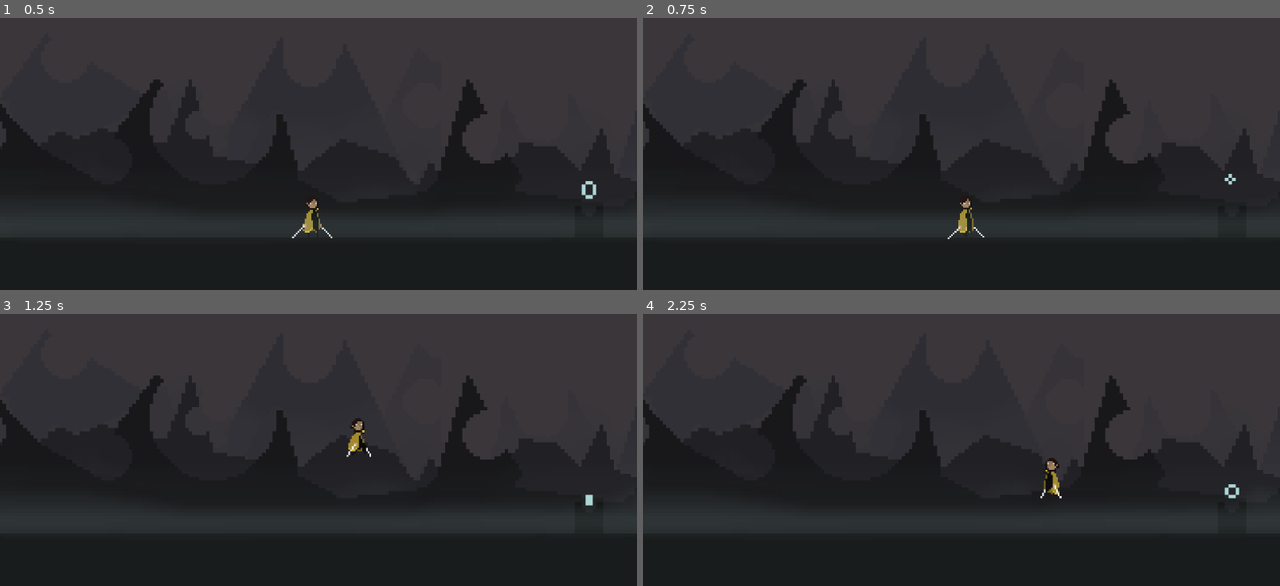
Above: before the commit, frames 1-4 (two rows, left to right).
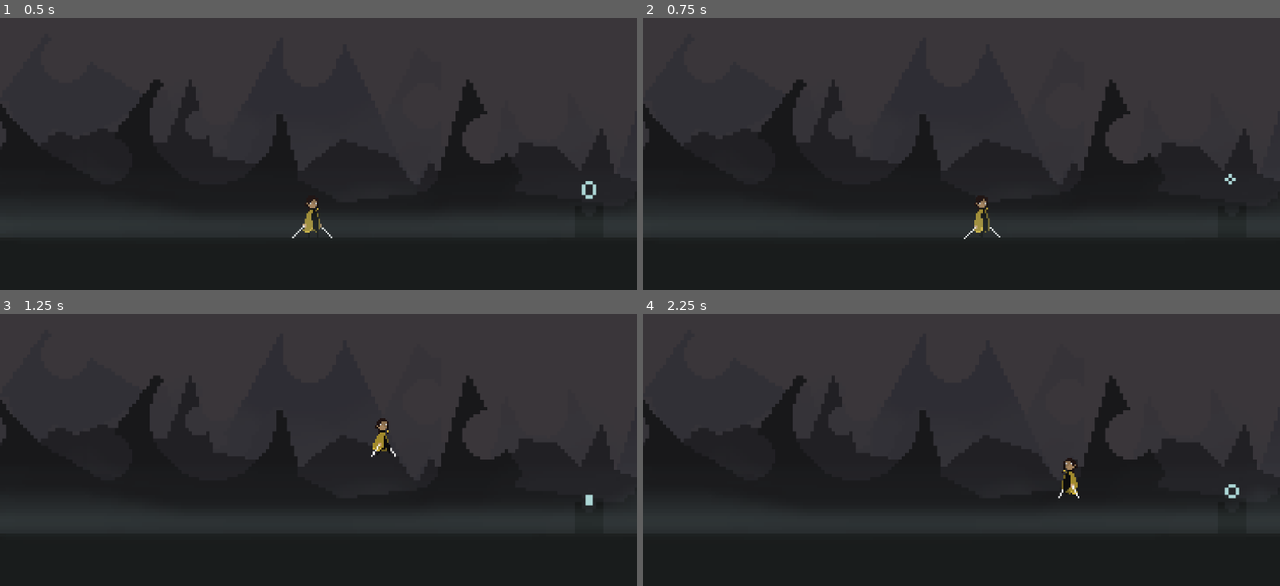
Above: after the commit, the same moments.

Repository: Dowsley/Dark
Game: Godot game, scene res://src/levels/PeaksOfLightning.tscn
The game is run twice, just before and just after one commit, with the same random seed, the same clock (stepped at 60 frames per second) and the same inputs.
Inputs:
- Up to frame 1 (0.5 s): no input
- Up to frame 2 (0.75 s): tap Enter at 0.5 s; hold Right (move_right) from 0.53 s (still down); hold X (run) from 0.53 s (still down)
- Up to frame 3 (1.25 s): keep holding Right (move_right); keep holding X (run); tap Up (jump) at 0.77, 1.07 s; tap Shift (dash, bound only after the commit) at 0.8 s
- Up to frame 4 (2.25 s): release X (run) at 1.28 s; tap Shift (dash, bound only after the commit) at 1.35 s; tap Up (jump) at 1.52, 1.55, 1.82, 2.1 s; release Right (move_right) at 2.03 s; hold Left (move_left) from 2.03 s (still down); hold X (run) from 2.03 s (still down)

Frame 1 is identical in both runs. In frame 2, 0.4% of the frame differs, in the area x 47-57%, y 66-82%; in frame 3, 0.5%, in the area x 54-63%, y 38-53%; in frame 4, 0.5%.

Commit message:
Improve state machine

Diff:
--- a/project.godot
+++ b/project.godot
@@ -22,7 +22,6 @@
 [display]
 
 window/size/mode=2
-window/size/borderless=true
 window/stretch/mode="viewport"
 
 [input]
@@ -47,3 +46,8 @@
 "events": [Object(InputEventKey,"resource_local_to_scene":false,"resource_name":"","device":-1,"window_id":0,"alt_pressed":false,"shift_pressed":false,"ctrl_pressed":false,"meta_pressed":false,"pressed":false,"keycode":0,"physical_keycode":88,"key_label":0,"unicode":120,"echo":false,"script":null)
 ]
 }
+dash={
+"deadzone": 0.5,
+"events": [Object(InputEventKey,"resource_local_to_scene":false,"resource_name":"","device":-1,"window_id":0,"alt_pressed":false,"shift_pressed":false,"ctrl_pressed":false,"meta_pressed":false,"pressed":false,"keycode":0,"physical_keycode":4194325,"key_label":0,"unicode":0,"echo":false,"script":null)
+]
+}
--- a/src/entities/Player.gd
+++ b/src/entities/Player.gd
@@ -9,6 +9,7 @@
 
 @export var walk_speed := 20
 @export var run_speed := 50
+@export var dash_speed := 200
 @export var jump_force := 80
 @export var gravity := 2.5
 @export_range(0.0, 1.0) var friction := 0.1
@@ -16,7 +17,7 @@
 @export_range(0.0, 50) var jump_and_fall_transition_threshold := 20
 
 @onready var animations := $AnimatedSprite2D
-@onready var states := $StateManager
+@onready var states := $PlayerStateManager
 
 var curr_sprite_dir := SPRITE_DIRS.RIGHT
 
@@ -40,3 +41,6 @@
 
 func _physics_process(delta: float) -> void:
 	states.physics_process(delta)
+
+func _process(delta: float) -> void:
+	states.process(delta)
--- a/src/entities/Player.tscn
+++ b/src/entities/Player.tscn
@@ -1,13 +1,43 @@
-[gd_scene load_steps=49 format=3 uid="uid://dv10g75tlkfkl"]
+[gd_scene load_steps=61 format=3 uid="uid://b5686bl0jqigf"]
 
 [ext_resource type="Script" path="res://src/entities/Player.gd" id="1_2o48t"]
 [ext_resource type="Texture2D" uid="uid://cdhuh7c86q0bf" path="res://assets/The SwordMaster/Sword Master Sprite Sheet 90x37.png" id="2_1nu7f"]
-[ext_resource type="PackedScene" uid="uid://cpvtks517y7q3" path="res://src/entities/fsm/StateManager.tscn" id="3_7u6g6"]
+[ext_resource type="PackedScene" uid="uid://c3cs8ddklv1i2" path="res://src/entities/fsm/PlayerStateManager.tscn" id="3_h46af"]
+[ext_resource type="Script" path="res://src/entities/fsm/states/WalkState.gd" id="3_sp7vn"]
+[ext_resource type="Script" path="res://src/entities/fsm/states/RunState.gd" id="4_0rihi"]
+[ext_resource type="Script" path="res://src/entities/fsm/states/DashState.gd" id="5_wh1bf"]
+[ext_resource type="Script" path="res://src/entities/fsm/states/FallState.gd" id="6_0dldw"]
+[ext_resource type="Script" path="res://src/entities/fsm/states/JumpState.gd" id="7_wpo63"]
+[ext_resource type="Script" path="res://src/entities/fsm/states/IdleState.gd" id="9_txf3i"]
 
 [sub_resource type="CapsuleShape2D" id="CapsuleShape2D_64yeu"]
 radius = 3.0
 height = 11.534
 
+[sub_resource type="AtlasTexture" id="AtlasTexture_uupjk"]
+atlas = ExtResource("2_1nu7f")
+region = Rect2(0, 444, 90, 37)
+
+[sub_resource type="AtlasTexture" id="AtlasTexture_1awah"]
+atlas = ExtResource("2_1nu7f")
+region = Rect2(90, 444, 90, 37)
+
+[sub_resource type="AtlasTexture" id="AtlasTexture_s4ibj"]
+atlas = ExtResource("2_1nu7f")
+region = Rect2(180, 444, 90, 37)
+
+[sub_resource type="AtlasTexture" id="AtlasTexture_jthwi"]
+atlas = ExtResource("2_1nu7f")
+region = Rect2(270, 444, 90, 37)
+
+[sub_resource type="AtlasTexture" id="AtlasTexture_7d12a"]
+atlas = ExtResource("2_1nu7f")
+region = Rect2(360, 444, 90, 37)
+
+[sub_resource type="AtlasTexture" id="AtlasTexture_7jmb2"]
+atlas = ExtResource("2_1nu7f")
+region = Rect2(450, 444, 90, 37)
+
 [sub_resource type="AtlasTexture" id="AtlasTexture_xqetp"]
 atlas = ExtResource("2_1nu7f")
 region = Rect2(0, 555, 90, 37)
@@ -182,6 +212,29 @@
 
 [sub_resource type="SpriteFrames" id="SpriteFrames_wqxhw"]
 animations = [{
+"frames": [{
+"duration": 1.0,
+"texture": SubResource("AtlasTexture_uupjk")
+}, {
+"duration": 1.0,
+"texture": SubResource("AtlasTexture_1awah")
+}, {
+"duration": 1.0,
+"texture": SubResource("AtlasTexture_s4ibj")
+}, {
+"duration": 1.0,
+"texture": SubResource("AtlasTexture_jthwi")
+}, {
+"duration": 1.0,
+"texture": SubResource("AtlasTexture_7d12a")
+}, {
+"duration": 1.0,
+"texture": SubResource("AtlasTexture_7jmb2")
+}],
+"loop": false,
+"name": &"dash",
+"speed": 20.0
+}, {
 "frames": [{
 "duration": 1.0,
 "texture": SubResource("AtlasTexture_xqetp")
@@ -359,7 +412,62 @@
 position = Vector2(9, -2)
 scale = Vector2(0.5, 0.5)
 sprite_frames = SubResource("SpriteFrames_wqxhw")
-animation = &"walk"
+animation = &"idle"
 autoplay = "idle"
 
-[node name="StateManager" parent="." instance=ExtResource("3_7u6g6")]
+[node name="PlayerStateManager" parent="." instance=ExtResource("3_h46af")]
+starting_state = NodePath("IdleState")
+
+[node name="WalkState" type="Node" parent="PlayerStateManager"]
+script = ExtResource("3_sp7vn")
+jump_node = NodePath("../JumpState")
+fall_node = NodePath("../FallState")
+dash_node = NodePath("../DashState")
+idle_node = NodePath("../IdleState")
+walk_node = NodePath(".")
+run_node = NodePath("../RunState")
+animation_name = "walk"
+
+[node name="RunState" type="Node" parent="PlayerStateManager"]
+script = ExtResource("4_0rihi")
+jump_node = NodePath("../JumpState")
+fall_node = NodePath("../FallState")
+dash_node = NodePath("../DashState")
+idle_node = NodePath("../IdleState")
+walk_node = NodePath("../WalkState")
+run_node = NodePath(".")
+animation_name = "run"
+
+[node name="DashState" type="Node" parent="PlayerStateManager"]
+script = ExtResource("5_wh1bf")
+jump_node = NodePath("../JumpState")
+fall_node = NodePath("../FallState")
+dash_node = NodePath(".")
+idle_node = NodePath("../IdleState")
+walk_node = NodePath("../WalkState")
+run_node = NodePath("../RunState")
+animation_name = "dash"
+
+[node name="FallState" type="Node" parent="PlayerStateManager"]
+script = ExtResource("6_0dldw")
+run_node = NodePath("../RunState")
+walk_node = NodePath("../WalkState")
+idle_node = NodePath("../IdleState")
+animation_name = "fall"
+
+[node name="JumpState" type="Node" parent="PlayerStateManager"]
+script = ExtResource("7_wpo63")
+fall_node = NodePath("../FallState")
+run_node = NodePath("../RunState")
+walk_node = NodePath("../WalkState")
+idle_node = NodePath("../IdleState")
+animation_name = "jump"
+
+[node name="IdleState" type="Node" parent="PlayerStateManager"]
+script = ExtResource("9_txf3i")
+jump_node = NodePath("../JumpState")
+fall_node = NodePath("../FallState")
+walk_node = NodePath("../WalkState")
+run_node = NodePath("../RunState")
+dash_node = NodePath("../DashState")
+animation_name = "idle"
--- a/src/entities/fsm/BaseState.gd
+++ /dev/null
@@ -1,33 +0,0 @@
-class_name BaseState
-extends Node
-
-# Don't get confused, this is not the same as on the switch example
-# This enum is used so that each child state can reference each other for its return value
-enum State {
-	Null,
-	Idle,
-	Walk,
-	Fall,
-	Jump
-}
-
-@export var animation_name: String
-
-# Pass in a reference to the player's kinematic body so that it can be used by the state
-var player: Player
-
-func enter() -> void:
-	player.animations.play(animation_name)
-
-func exit() -> void:
-	pass
-
-# Enums are internally stored as ints, so that is the expected return type
-func input(event: InputEvent) -> int:
-	return State.Null
-
-func process(delta: float) -> int:
-	return State.Null
-
-func physics_process(delta: float) -> int:
-	return State.Null
--- /dev/null
+++ b/src/entities/fsm/PlayerBaseState.gd
@@ -0,0 +1,9 @@
+class_name PlayerBaseState
+extends BaseState
+
+@export var animation_name: String
+
+var player: Player
+
+func enter() -> void:
+	player.animations.play(animation_name)
--- /dev/null
+++ b/src/entities/fsm/PlayerStateManager.gd
@@ -0,0 +1,23 @@
+extends BaseStateManager
+
+var player: Player
+
+func init(node: Node) -> void:
+	for child in get_children():
+		child.player = node
+	super.init(node)
+
+func physics_process(delta: float) -> void:
+	var new_state = current_state.physics_process(delta)
+	if new_state:
+		change_state(new_state)
+
+func input(event: InputEvent) -> void:
+	var new_state = current_state.input(event)
+	if new_state:
+		change_state(new_state)
+
+func process(delta: float) -> void:
+	var new_state = current_state.process(delta)
+	if new_state:
+		change_state(new_state)
--- /dev/null
+++ b/src/entities/fsm/PlayerStateManager.tscn
@@ -0,0 +1,6 @@
+[gd_scene load_steps=2 format=3 uid="uid://c3cs8ddklv1i2"]
+
+[ext_resource type="Script" path="res://src/entities/fsm/PlayerStateManager.gd" id="1_x835w"]
+
+[node name="PlayerStateManager" type="Node"]
+script = ExtResource("1_x835w")
--- a/src/entities/fsm/StateManager.gd
+++ /dev/null
@@ -1,39 +0,0 @@
-extends Node
-
-@onready var states := {
-	BaseState.State.Idle: $Idle,
-	BaseState.State.Walk: $Walk,
-	BaseState.State.Fall: $Fall,
-	BaseState.State.Jump: $Jump,
-}
-
-var current_state: BaseState
-
-func change_state(new_state: int) -> void:
-	if current_state:
-		current_state.exit()
-
-	current_state = states[new_state]
-	current_state.enter()
-
-# Initialize the state machine by giving each state a reference to the objects
-# owned by the parent that they should be able to take control of
-# and set a default state
-func init(player: Player) -> void:
-	for child in get_children():
-		child.player = player
-
-	# Initialize with a default state of idle
-	change_state(BaseState.State.Idle)
-
-# Pass through functions for the Player to call,
-# handling state changes as needed
-func physics_process(delta: float) -> void:
-	var new_state = current_state.physics_process(delta)
-	if new_state != BaseState.State.Null:
-		change_state(new_state)
-
-func input(event: InputEvent) -> void:
-	var new_state = current_state.input(event)
-	if new_state != BaseState.State.Null:
-		change_state(new_state)
--- a/src/entities/fsm/StateManager.tscn
+++ /dev/null
@@ -1,26 +0,0 @@
-[gd_scene load_steps=6 format=3 uid="uid://cpvtks517y7q3"]
-
-[ext_resource type="Script" path="res://src/entities/fsm/StateManager.gd" id="1_g2jc0"]
-[ext_resource type="Script" path="res://src/entities/fsm/states/Idle.gd" id="2_lnrx6"]
-[ext_resource type="Script" path="res://src/entities/fsm/states/Walk.gd" id="3_upmtu"]
-[ext_resource type="Script" path="res://src/entities/fsm/states/Jump.gd" id="4_717u7"]
-[ext_resource type="Script" path="res://src/entities/fsm/states/Fall.gd" id="5_qiaa8"]
-
-[node name="StateManager" type="Node"]
-script = ExtResource("1_g2jc0")
-
-[node name="Idle" type="Node" parent="."]
-script = ExtResource("2_lnrx6")
-animation_name = "idle"
-
-[node name="Walk" type="Node" parent="."]
-script = ExtResource("3_upmtu")
-animation_name = "walk"
-
-[node name="Jump" type="Node" parent="."]
-script = ExtResource("4_717u7")
-animation_name = "jump"
-
-[node name="Fall" type="Node" parent="."]
-script = ExtResource("5_qiaa8")
-animation_name = "fall"
--- /dev/null
+++ b/src/entities/fsm/states/BaseMoveState.gd
@@ -0,0 +1,59 @@
+class_name BaseMoveState
+extends PlayerBaseState
+
+@export var jump_node: NodePath
+@export var fall_node: NodePath
+@export var dash_node: NodePath
+@export var idle_node: NodePath
+@export var walk_node: NodePath
+@export var run_node: NodePath
+
+@onready var jump_state: BaseState = get_node(jump_node)
+@onready var fall_state: BaseState = get_node(fall_node)
+@onready var idle_state: BaseState = get_node(idle_node)
+@onready var dash_state: BaseState = get_node(dash_node)
+@onready var walk_state: BaseState = get_node(walk_node)
+@onready var run_state: BaseState = get_node(run_node)
+
+func input(event: InputEvent) -> BaseState:
+	if Input.is_action_just_pressed("jump"):
+		return jump_state
+
+	if Input.is_action_just_pressed("dash"):
+		return dash_state
+
+	return null
+
+func physics_process(delta: float) -> BaseState:
+	if !player.is_on_floor():
+		return fall_state
+
+	var move = get_movement_input()
+	if move < 0:
+		player.set_sprite_dir(player.SPRITE_DIRS.LEFT)
+	elif move > 0:
+		player.set_sprite_dir(player.SPRITE_DIRS.RIGHT)
+
+	player.velocity.y += player.gravity
+	player.velocity.x = lerp(
+		float(player.velocity.x),
+		float(move * get_move_speed()),
+		float(player.acceleration if move else player.friction)
+	)
+	player.move_and_slide()
+
+	if move == 0:
+		return idle_state
+
+	return null
+
+func get_movement_input() -> int:
+	if Input.is_action_pressed("move_left"):
+		return -1
+	elif Input.is_action_pressed("move_right"):
+		return 1
+
+	return 0
+
+func get_move_speed() -> int:
+	return 0
--- /dev/null
+++ b/src/entities/fsm/states/DashState.gd
@@ -0,0 +1,41 @@
+extends BaseMoveState
+
+@export var dash_time := 0.25
+
+var current_dash_time := 0.0
+var dash_direction := 0
+
+# Upon entering the state, set dash direction to either current input or the direction the player is facing if no input is pressed
+func enter() -> void:
+	super.enter()
+
+	current_dash_time = dash_time
+
+	if player.curr_sprite_dir == player.SPRITE_DIRS.LEFT:
+		dash_direction = -1
+	else:
+		dash_direction = 1
+
+# Override MoveState input() since we don't want to change states based on player input
+func input(event: InputEvent) -> BaseState:
+	return null
+
+# Move in the dash_direction every frame
+func get_movement_input() -> int:
+	return dash_direction
+
+# Track how long we've been dashing so we know when to exit
+func process(delta: float) -> BaseState:
+	current_dash_time -= delta
+
+	if current_dash_time > 0:
+		return null
+
+	if Input.is_action_pressed("move_left") or Input.is_action_pressed("move_right"):
+		if Input.is_action_pressed("run"):
+			return run_state
+		return walk_state
+	return idle_state
+
+func get_move_speed() -> int:
+	return player.dash_speed
--- a/src/entities/fsm/states/Fall.gd
+++ b/src/entities/fsm/states/FallState.gd
@@ -1,11 +1,19 @@
-extends BaseState
+extends PlayerBaseState
+
+@export var run_node: NodePath
+@export var walk_node: NodePath
+@export var idle_node: NodePath
+
+@onready var run_state: BaseState = get_node(run_node)
+@onready var walk_state: BaseState = get_node(walk_node)
+@onready var idle_state: BaseState = get_node(idle_node)
 
 func enter() -> void:
 	# We override any anim calls
 	# because it only starts AFTER the transition ends
 	pass
 
-func physics_process(delta: float) -> int:
+func physics_process(delta: float) -> BaseState:
 	var motion := 0
 	if Input.is_action_pressed("move_left"):
 		motion = -1
@@ -18,7 +26,7 @@
 	#player.velocity.x = motion * player.walk_speed
 	player.velocity.x = lerp(
 		float(player.velocity.x),
-		float(motion * player.walk_speed if motion else 0.0),
+		float(motion * player.walk_speed),
 		float(player.acceleration if motion else player.friction))
 	player.move_and_slide()
 
@@ -32,7 +40,7 @@
 
 	if player.is_on_floor():
 		if motion != 0:
-			return State.Walk
+			return walk_state
 		else:
-			return State.Idle
-	return State.Null
+			return idle_state
+	return null
--- a/src/entities/fsm/states/Idle.gd
+++ /dev/null
@@ -1,18 +0,0 @@
-extends BaseState
-
-func input(event: InputEvent) -> int:
-	if Input.is_action_just_pressed("move_left") or Input.is_action_just_pressed("move_right"):
-		return State.Walk
-	elif Input.is_action_just_pressed("jump"):
-		return State.Jump
-	return State.Null
-
-func physics_process(delta: float) -> int:
-	player.velocity.y += player.gravity
-	player.velocity.x = lerp(
-		player.velocity.x,0.0, player.friction)
-	player.move_and_slide()
-
-	if not player.is_on_floor():
-		return State.Fall
-	return State.Null
--- /dev/null
+++ b/src/entities/fsm/states/IdleState.gd
@@ -0,0 +1,35 @@
+extends PlayerBaseState
+
+@export var jump_node: NodePath
+@export var fall_node: NodePath
+@export var walk_node: NodePath
+@export var run_node: NodePath
+@export var dash_node: NodePath
+
+@onready var jump_state: BaseState = get_node(jump_node)
+@onready var fall_state: BaseState = get_node(fall_node)
+@onready var walk_state: BaseState = get_node(walk_node)
+@onready var run_state: BaseState = get_node(run_node)
+@onready var dash_state: BaseState = get_node(dash_node)
+
+
+func input(event: InputEvent) -> BaseState:
+	if Input.is_action_pressed("move_left") or Input.is_action_pressed("move_right"):
+		if Input.is_action_pressed("run"):
+			return run_state
+		return walk_state
+	elif Input.is_action_just_pressed("jump"):
+		return jump_state
+	elif Input.is_action_just_pressed("dash"):
+		return dash_state
+	return null
+
+func physics_process(delta: float) -> BaseState:
+	player.velocity.y += player.gravity
+	player.velocity.x = lerp(
+		player.velocity.x, 0.0, player.friction)
+	player.move_and_slide()
+
+	if not player.is_on_floor():
+		return fall_state
+	return null
--- a/src/entities/fsm/states/Jump.gd
+++ b/src/entities/fsm/states/JumpState.gd
@@ -1,4 +1,14 @@
-extends BaseState
+extends PlayerBaseState
+
+@export var fall_node: NodePath
+@export var run_node: NodePath
+@export var walk_node: NodePath
+@export var idle_node: NodePath
+
+@onready var fall_state: BaseState = get_node(fall_node)
+@onready var run_state: BaseState = get_node(run_node)
+@onready var walk_state: BaseState = get_node(walk_node)
+@onready var idle_state: BaseState = get_node(idle_node)
 
 func enter() -> void:
 	# This calls the base class enter function, which is necessary here
@@ -6,7 +16,7 @@
 	super.enter()
 	player.velocity.y = -player.jump_force
 
-func physics_process(delta: float) -> int:
+func physics_process(delta: float) -> BaseState:
 	var motion := 0
 	if Input.is_action_pressed("move_left"):
 		motion = -1
@@ -16,10 +26,9 @@
 		player.set_sprite_dir(player.SPRITE_DIRS.RIGHT)
 
 	player.velocity.y += player.gravity
-	#player.velocity.x = motion * player.walk_speed
 	player.velocity.x = lerp(
 		float(player.velocity.x),
-		float(motion * player.walk_speed if motion else 0.0),
+		float(motion * player.walk_speed),
 		float(player.acceleration if motion else player.friction)
 	)
 	player.move_and_slide()
@@ -33,11 +42,11 @@
 		player.animations.play("jump_trans")
 
 	if player.velocity.y > 0:
-		return State.Fall
+		return fall_state
 
 	if player.is_on_floor():
 		if motion != 0:
-			return State.Walk
+			return walk_state
 		else:
-			return State.Idle
-	return State.Null
+			return idle_state
+	return null
--- /dev/null
+++ b/src/entities/fsm/states/RunState.gd
@@ -0,0 +1,16 @@
+extends BaseMoveState
+
+func get_move_speed() -> int:
+	return player.run_speed
+
+func input(event: InputEvent) -> BaseState:
+	# First run parent code and make sure we don't need to exit early
+	# based on its logic
+	var new_state = super.input(event)
+	if new_state:
+		return new_state
+
+	if Input.is_action_just_released("run"):
+		return walk_state
+
+	return null
--- a/src/entities/fsm/states/Walk.gd
+++ /dev/null
@@ -1,37 +0,0 @@
-extends BaseState
-
-func enter() -> void:
-	# This calls the base class enter function, which is necessary here
-	# to make sure the animation switches
-	super.enter()
-
-func input(event: InputEvent) -> int:
-	if Input.is_action_just_pressed("jump"):
-		return State.Jump
-	return State.Null
-
-func physics_process(delta: float) -> int:
-	if not player.is_on_floor():
-		return State.Fall
-
-	var motion := 0
-	if Input.is_action_pressed("move_left"):
-		motion = -1
-		player.set_sprite_dir(player.SPRITE_DIRS.LEFT)
-	elif Input.is_action_pressed("move_right"):
-		motion = 1
-		player.set_sprite_dir(player.SPRITE_DIRS.RIGHT)
-
-	player.velocity.y += player.gravity
-	#player.velocity.x = motion * player.walk_speed
-	player.velocity.x = lerp(
-		float(player.velocity.x),
-		float(motion * player.walk_speed if motion else 0.0),
-		float(player.acceleration if motion else player.friction)
-	)
-	player.move_and_slide()
-
-	if motion == 0:
-		return State.Idle
-
-	return State.Null
--- /dev/null
+++ b/src/entities/fsm/states/WalkState.gd
@@ -0,0 +1,16 @@
+extends BaseMoveState
+
+func get_move_speed() -> int:
+	return player.walk_speed
+
+func input(event: InputEvent) -> BaseState:
+	# First run parent code and make sure we don't need to exit early
+	# based on its logic
+	var new_state = super.input(event)
+	if new_state:
+		return new_state
+
+	if Input.is_action_just_pressed("run"):
+		return run_state
+
+	return null
--- /dev/null
+++ b/src/fsm/BaseState.gd
@@ -0,0 +1,17 @@
+class_name BaseState
+extends Node
+
+func enter() -> void:
+	pass
+
+func exit() -> void:
+	pass
+
+func input(event: InputEvent) -> BaseState:
+	return null
+
+func process(delta: float) -> BaseState:
+	return null
+
+func physics_process(delta: float) -> BaseState:
+	return null
--- /dev/null
+++ b/src/fsm/BaseStateManager.gd
@@ -0,0 +1,31 @@
+class_name BaseStateManager
+extends Node
+
+@export var starting_state: NodePath
+
+var current_state: BaseState
+
+func change_state(new_state: BaseState) -> void:
+	if current_state:
+		current_state.exit()
+
+	current_state = new_state
+	current_state.enter()
+
+func init(node: Node) -> void:
+	change_state(get_node(starting_state))
+
+func physics_process(delta: float) -> void:
+	var new_state = current_state.physics_process(delta)
+	if new_state:
+		change_state(new_state)
+
+func input(event: InputEvent) -> void:
+	var new_state = current_state.input(event)
+	if new_state:
+		change_state(new_state)
+
+func process(delta: float) -> void:
+	var new_state = current_state.process(delta)
+	if new_state:
+		change_state(new_state)
